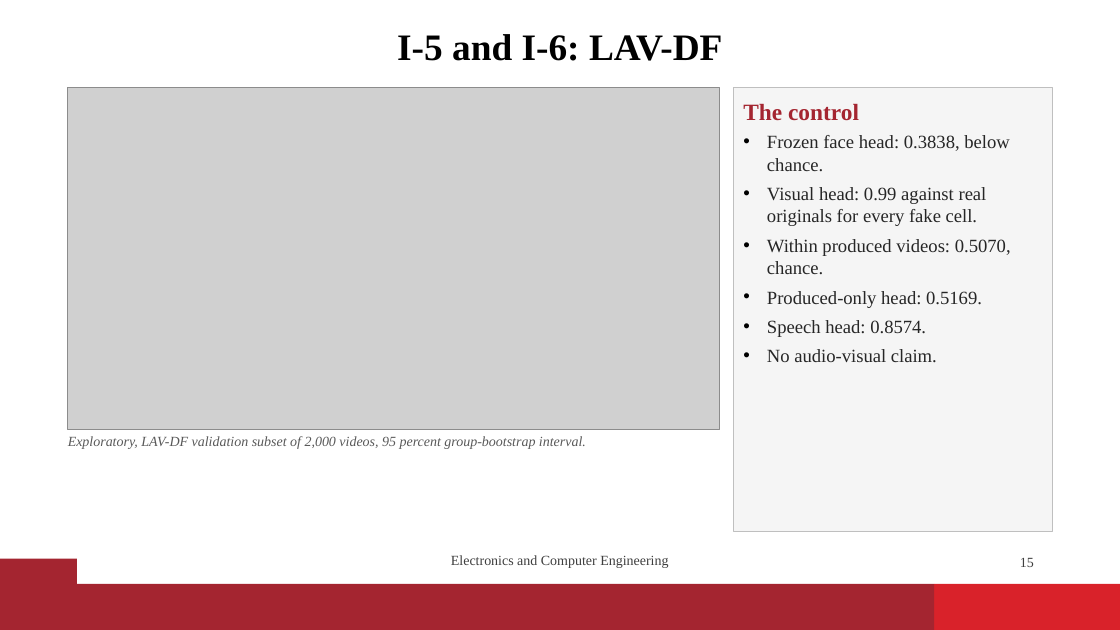
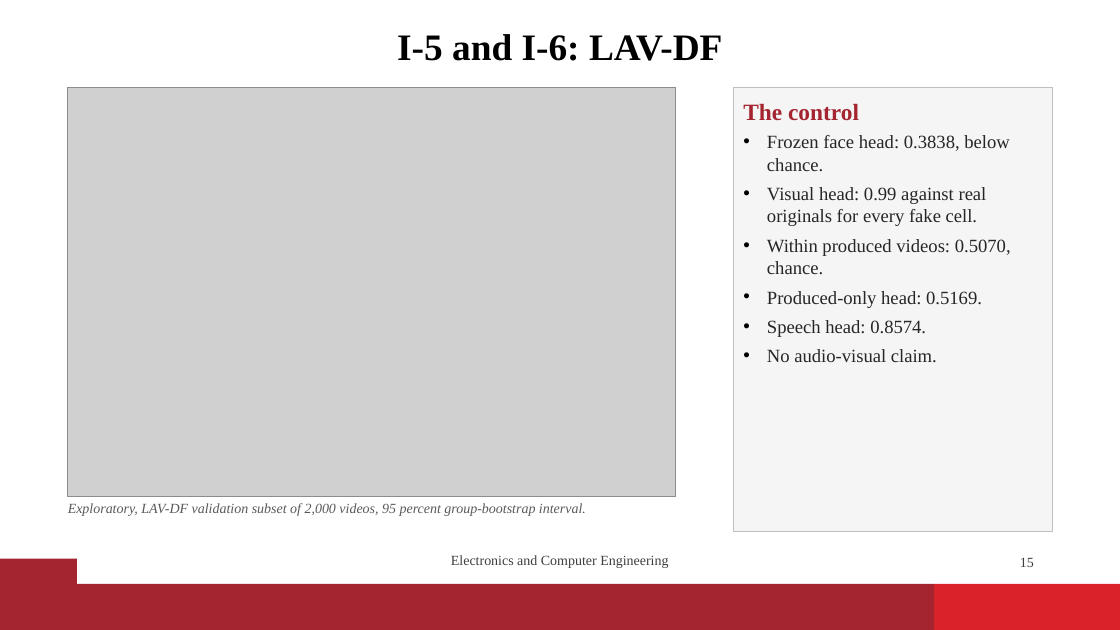
Before and after one commit to vaibhavshiroorkar/deepfake-detection, a slide deck: slide 15 of slides/DeepFake_Detection_Presentation.pptx. Drawn at 1120x630 pixels with LibreOffice and Linux fonts; fonts in the diff are those of the drawing; grey boxes stand for pictures; background and template pictures are left out. Boxes give left, top, right and bottom in pixels: in the first picture for what was removed or moved away, otherwise in the second. Text is boxed around its words. In the diff, an @@ line names an element or a change of style, - is before the commit and + after.

```diff
--- a/slides/DeepFake_Detection_Presentation.pptx
+++ b/slides/DeepFake_Detection_Presentation.pptx
@@ picture resized from (x1=68, y1=87, x2=720, y2=429) to (x1=68, y1=87, x2=676, y2=497) @@
@@ text "Exploratory, LAV-DF validation subset of ..." moved from (x1=68, y1=436, x2=586, y2=449) to (x1=68, y1=503, x2=586, y2=516) @@
```
Also in this commit, not shown: 3 other slides changed, 50 other files.
